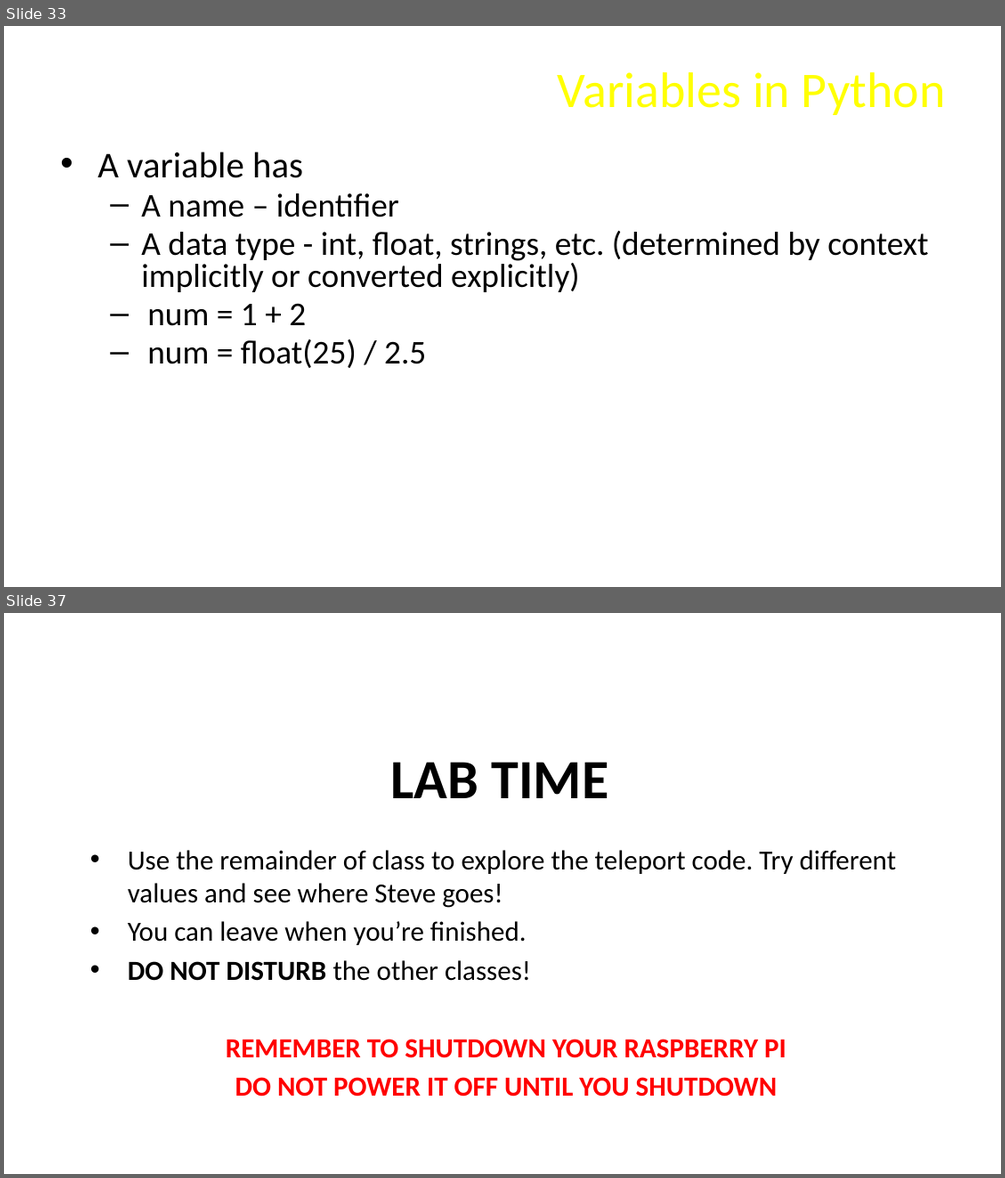
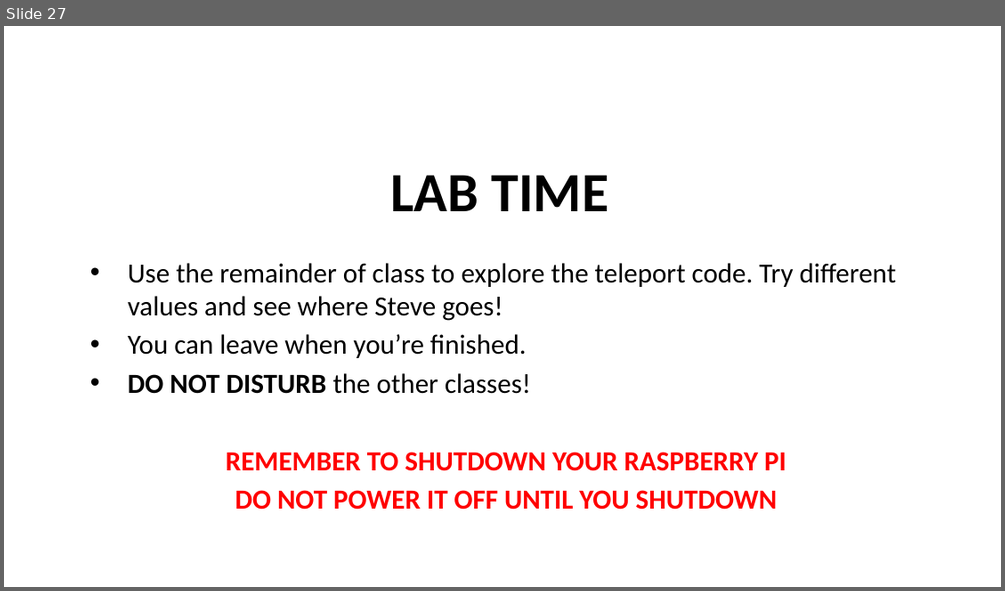
Before and after one commit to ChuckBell/Mines-Minerals-and-Minecraft, a slide deck: slides/Lesson2.pptx. Shown one above the other, each under a label of ours: slides 33 and 37 before the commit, slide 27 after it; the slides between them are not shown. The pictures are 1005x1178 and 1005x591 pixels, drawn with LibreOffice and Linux fonts; fonts in the diff are those of the drawing; background and template pictures are left out. Boxes give left, top, right and bottom in pixels: in the first picture for what was removed or moved away, otherwise in the second. Text is boxed around its words. In the diff, an @@ line names an element or a change of style, - is before the commit and + after.

```diff
--- a/slides/Lesson2.pptx
+++ b/slides/Lesson2.pptx
@@ slide 33 removed at box(4, 26, 1001, 587), background picture (left out) @@
@@ title removed at box(558, 72, 946, 115) @@
-Variables in Python
@@ text removed at box(97, 151, 928, 368) @@
-• A variable has
-  – A name – identifier
-  – A data type - int, float, strings, etc. (determined by context implicitly or converted explicitly)
-      – num = 1 + 2
-      – num = float(25) / 2.5
@@ what was slide 37 is now slide 27 @@
```
Also in this commit, not shown: 1 slide changed, 9 other slides removed, 1 other file.
